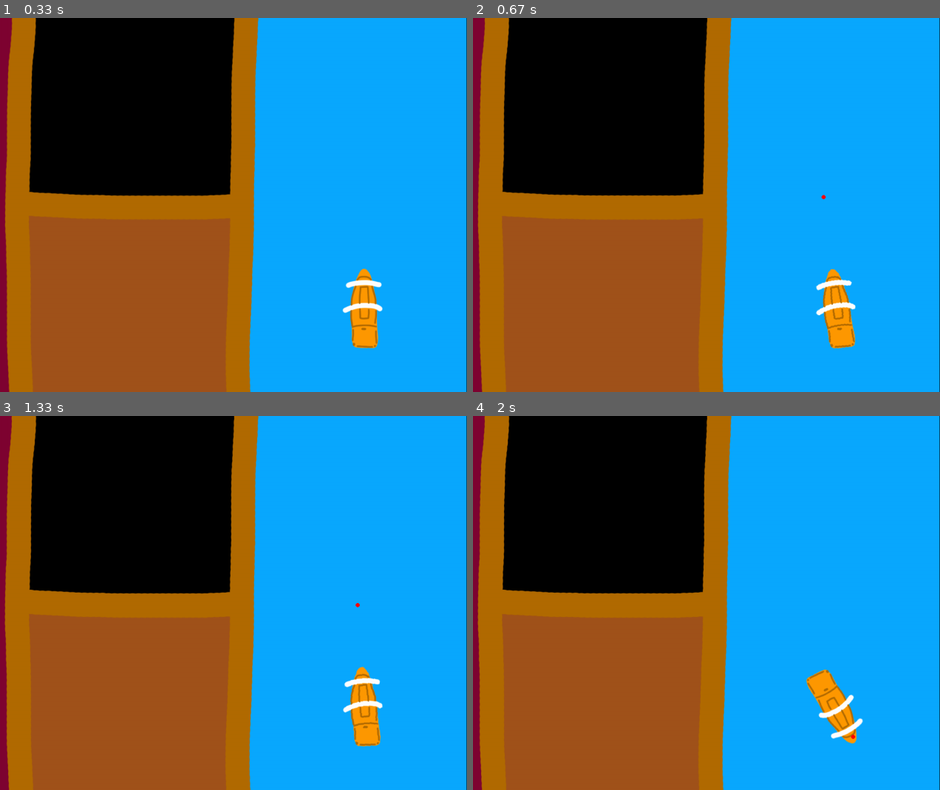
Above: before the commit, frames 1-4 (two rows, left to right).
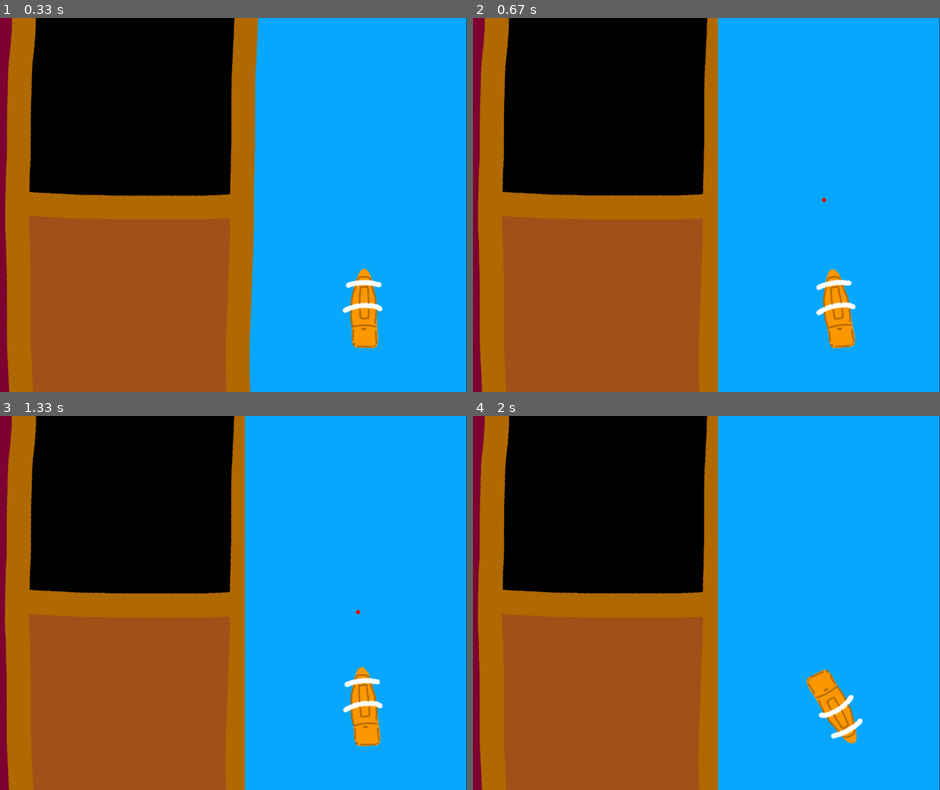
Above: after the commit, the same moments.

Repository: coffeemakingtoaster/Pyrates-pygame30
Game: pygame game, started from src/game_ui.py
Two runs of this game, one before a commit and one after it. Both use one fixed random seed, a clock stepped at 60 frames per second and the inputs below.
Inputs (mouse positions are in pixels of both pictures, inside the frame that each line leads up to):
- Up to frame 1 (0.33 s): no input
- Up to frame 2 (0.67 s): click (823, 193) at 0.38 s
- Up to frame 3 (1.33 s): click (354, 603) at 0.72 s
- Up to frame 4 (2 s): click (851, 733) at 1.55 s

Frame 1 is identical in both runs. In frame 2, 2.0% of the frame differs, in the area x 52-76%, y 0-100%; in frame 3, 2.0%, in the area x 52-78%, y 0-100%; in frame 4, 2.0%.

Commit message:
Koordinaten basiertes Reisen

Diff:
--- a/src/game_ui.py
+++ b/src/game_ui.py
@@ -1,6 +1,7 @@
 import pygame
 import os
 import math
+import time
 
 
 #given an image and an angle this returns the rotated image
@@ -47,6 +48,16 @@
 
     #gameloop
     running = True
+    angle = 0
+    ship_map_x = 750
+    ship_map_y = 100
+    dotexists = False
+    initx = 0
+    inity = 0
+    dot_map_x = 0
+    dot_map_y = 0
+    hitradius = 50
+
     while running:
         for event in pygame.event.get():
             #Quit
@@ -55,15 +66,43 @@
             #at mouseclick:
             #- checks if click was in ship movement window and if so rotates the ship image
             #TODO: add support for more parts of the screen
-            if event.type == pygame.MOUSEBUTTONDOWN:
+            if event.type == pygame.MOUSEBUTTONDOWN and ship_movement_UI.collidepoint(pygame.mouse.get_pos()):
                 mouse_x,mouse_y = pygame.mouse.get_pos()
-                if ship_movement_UI.collidepoint(pygame.mouse.get_pos()):
-                    angle = (180 / math.pi) * -math.atan2((mouse_y - 700 ),(mouse_x - 1350))
-                    pygame.draw.rect(screen, (10, 169, 255), ship_movement_UI)
-                    screen.blit(rotate_image(ship,angle-90), (1250, 600))
-                    screen.blit(overlay, (0, 0))
-                    pygame.draw.ellipse(screen, (255,0,0), pygame.Rect(mouse_x,mouse_y,10,10))
+                initx,inity = pygame.mouse.get_pos()
+                dot_map_x = ship_map_x-266+mouse_x-1066
+                dot_map_y = 900-mouse_y+ship_map_y-200
+                angle = (180 / math.pi) * -math.atan2((mouse_y - 700 ),(mouse_x - 1350))
+                pygame.draw.rect(screen, (10, 169, 255), ship_movement_UI)
+                screen.blit(rotate_image(ship,angle-90), (1250, 600))
+                screen.blit(overlay, (0, 0))
+                pygame.draw.ellipse(screen, (255,0,0), pygame.Rect(mouse_x,mouse_y,10,10))
+                dotexists = True
         pygame.display.flip()
+
+        y_speed = math.sin(math.radians(angle))
+        x_speed = math.cos(math.radians(angle))
+
+
+
+        if dotexists and (ship_map_x-dot_map_x < -hitradius or ship_map_x-dot_map_x > hitradius or ship_map_y-dot_map_y > hitradius or ship_map_y-dot_map_y < -hitradius):
+            initx -= x_speed*0.5
+            inity += y_speed*0.5
+            pygame.draw.rect(screen, (10, 169, 255), ship_movement_UI)
+            pygame.draw.ellipse(screen, (255, 0, 0), pygame.Rect(initx, inity, 10, 10))
+            screen.blit(rotate_image(ship, angle - 90), (1250, 600))
+            ship_map_x += x_speed*0.5
+            ship_map_y += y_speed*0.5
+
+
+
+
+
+
+
+
+
+
+
 
 
 if __name__ == "__main__":
